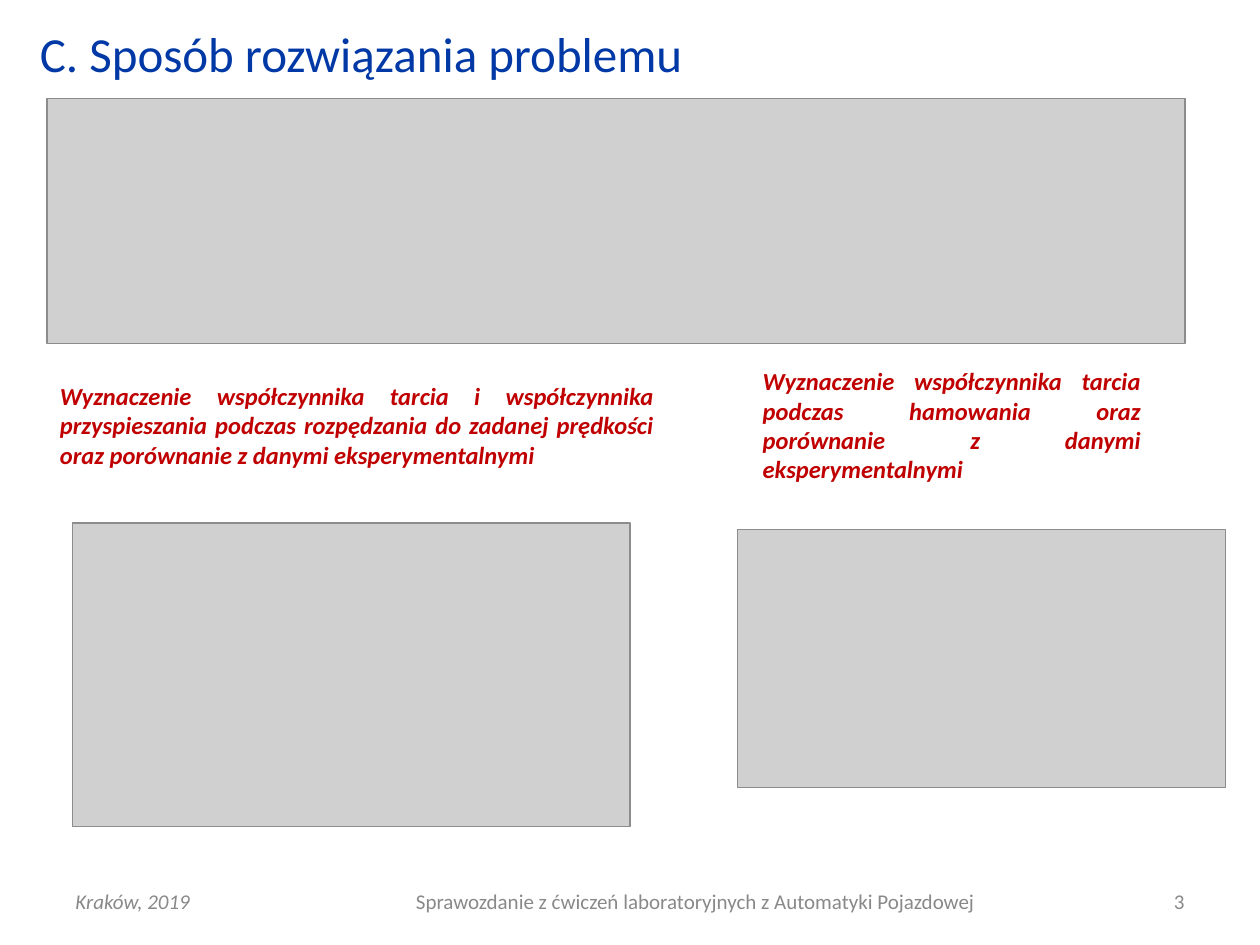
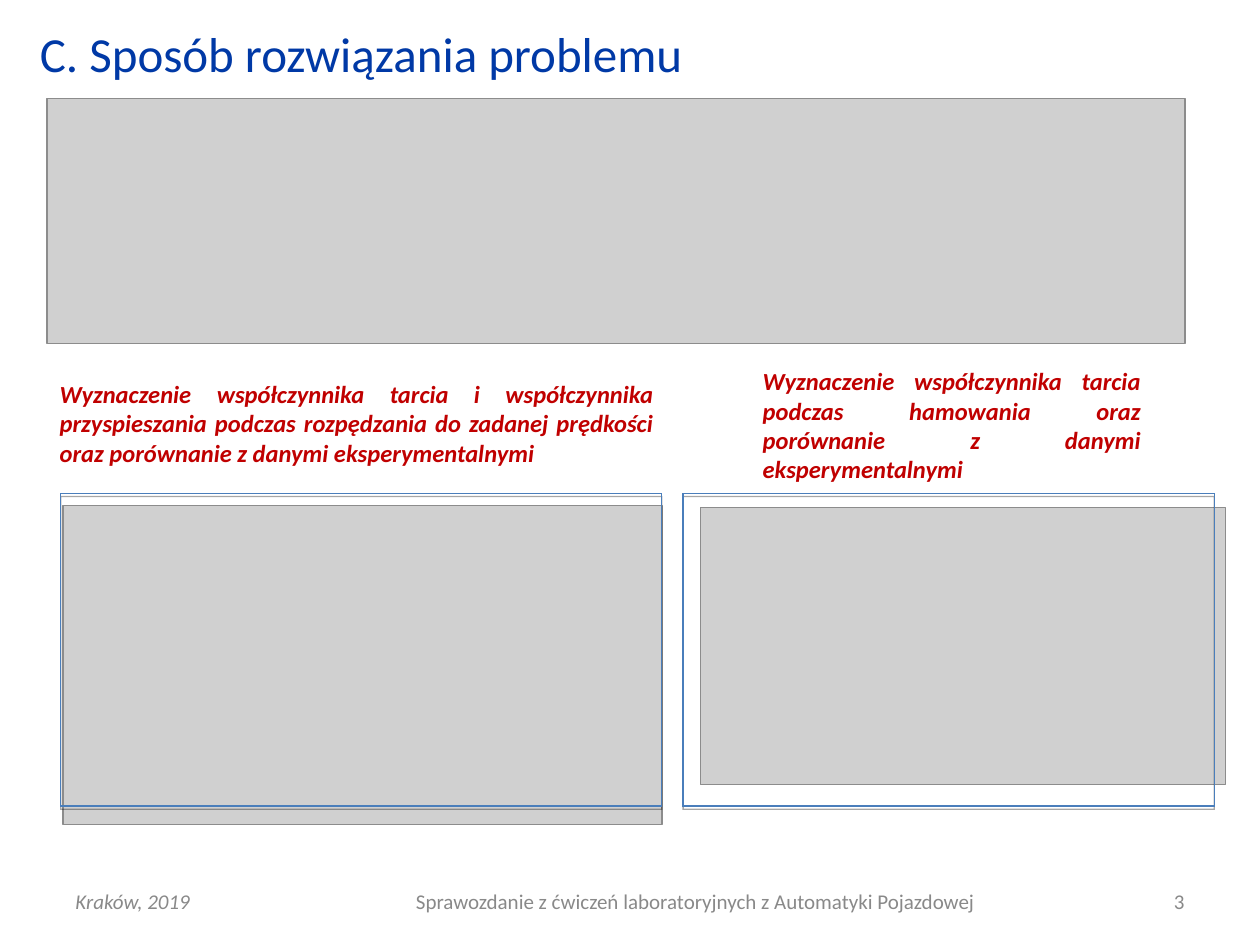
Before and after one commit to Katarzyna-W/AP, a slide deck: slide 3 of Lab3_dynamika/AP_L03_20190313_0800_G01.ppt. Drawn at 1260x945 pixels with LibreOffice and Linux fonts; fonts in the diff are those of the drawing; grey boxes stand for pictures. Boxes give left, top, right and bottom in pixels: in the first picture for what was removed or moved away, otherwise in the second. Text is boxed around its words. In the diff, an @@ line names an element or a change of style, - is before the commit and + after.

```diff
--- a/Lab3_dynamika/AP_L03_20190313_0800_G01.ppt
+++ b/Lab3_dynamika/AP_L03_20190313_0800_G01.ppt
@@ rectangle added at bbox=[60, 493, 662, 805], outline #4A7EBB 0.74 pt @@
@@ picture: place and size @@
-picture at bbox=[72, 523, 630, 827]
+picture at bbox=[63, 505, 663, 824]
@@ rectangle added at bbox=[683, 493, 1213, 805], outline #4A7EBB 0.74 pt @@
@@ picture: place and size @@
-picture at bbox=[737, 529, 1225, 788]
+picture at bbox=[701, 508, 1226, 785]
```
Also in this commit, not shown: 3 other slides changed, 1 other file.
